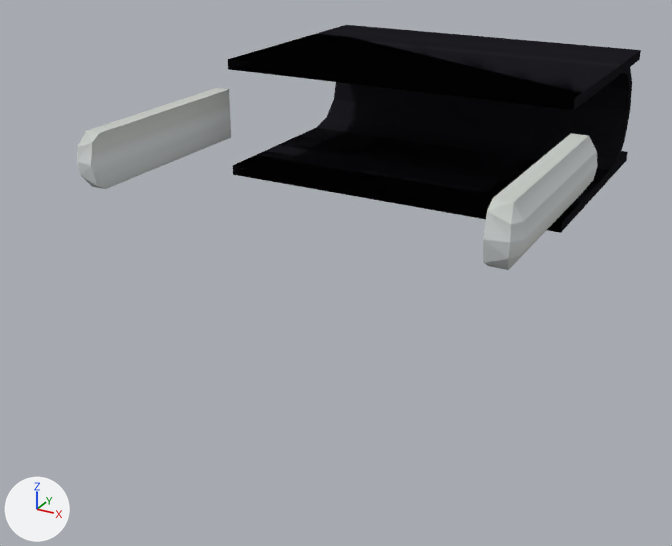
The Blender file resources/assets/taam/models/block/conveyor.blend as it was, and as the next commit left it.
The view is the same before and after, from a 50 mm camera at (1.244, -2.04, 0.867) aimed at (0.445, -0.588, 0.141). The axes (+X, +Y, +Z) are drawn at lower left. The lights are the same throughout.

Names of what the first picture shows: 'ConveyorRoundBegin', 'ConveyorRoundEnd_Framing_Alu', 'ConveyorStraightBegin'.
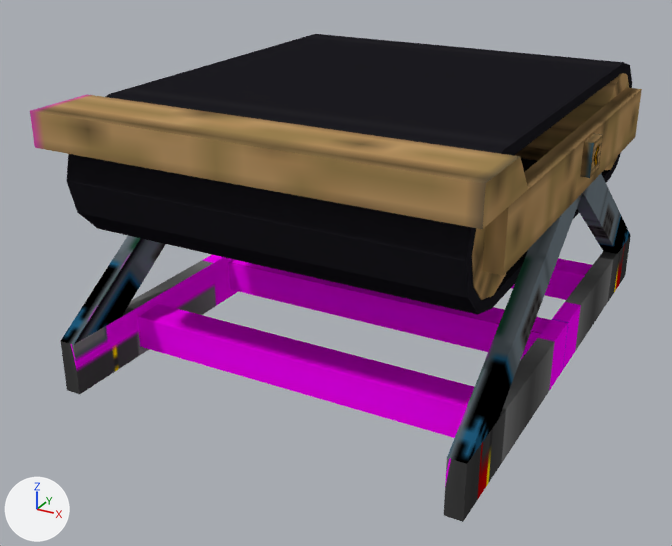
Where the change shows, as pixel boxes [x1, y1, x2, y2] in the pictures (672 x 546 px):
'Support_Wood', shown: after [61, 174, 631, 522]
'ConveyorRoundEnd', shown (black): after [66, 59, 575, 314]
'ConveyorRoundEndCap_Wood', shown (brown): after [30, 94, 528, 229]
'ConveyorStraightBegin', hidden (black): before [228, 25, 641, 233]
'ConveyorRoundEnd_Framing_Alu', hidden: before [77, 88, 597, 270]
'ConveyorRoundEnd_Framing_Wood', shown (brown): after [482, 133, 589, 275]
'ConveyorRoundBegin_Framing_Wood', shown (brown): after [572, 88, 642, 192]
'ConveyorRoundBegin_Walz_Wood', shown (brown): after [514, 73, 629, 170]
'ConveyorRoundEnd_Walz_Wood', shown (brown): after [472, 228, 506, 300]
'ConveyorDirectionMarker_Wood', shown (brown): after [580, 133, 603, 178]

What the commit changed:
Object 'ConveyorStraightBegin' (ob_conveyorstraightbegin) is now hidden.
Object 'ConveyorRoundEndCap_Wood' (ob_conveyorroundendcap_wood) is now shown.
Object 'ConveyorRoundBegin_Framing_Wood' (ob_conveyorroundbegin_framing_wood) is now shown.
Object 'ConveyorRoundBegin_Walz_Wood' (ob_conveyorroundbegin_walz_wood) is now shown.
Object 'ConveyorDirectionMarker_Wood' (ob_conveyordirectionmarker_wood) is now shown.
Object 'ConveyorRoundEnd_Framing_Alu' (ob_conveyorroundend_framing_alu) is now hidden.
Object 'Support_Wood' (ob_support_wood) is now shown.
Object 'ConveyorRoundEnd_Walz_Wood' (ob_conveyorroundend_walz_wood) is now shown.
Object 'ConveyorRoundEnd' (ob_conveyorroundend) is now shown.
Object 'ConveyorRoundEnd_Framing_Wood' (ob_conveyorroundend_framing_wood) is now shown.
